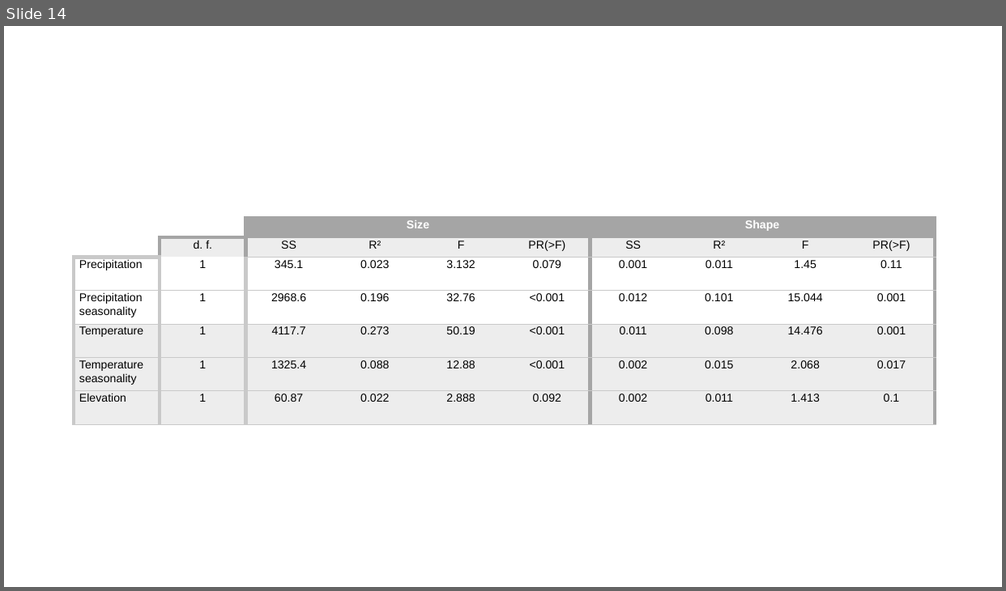
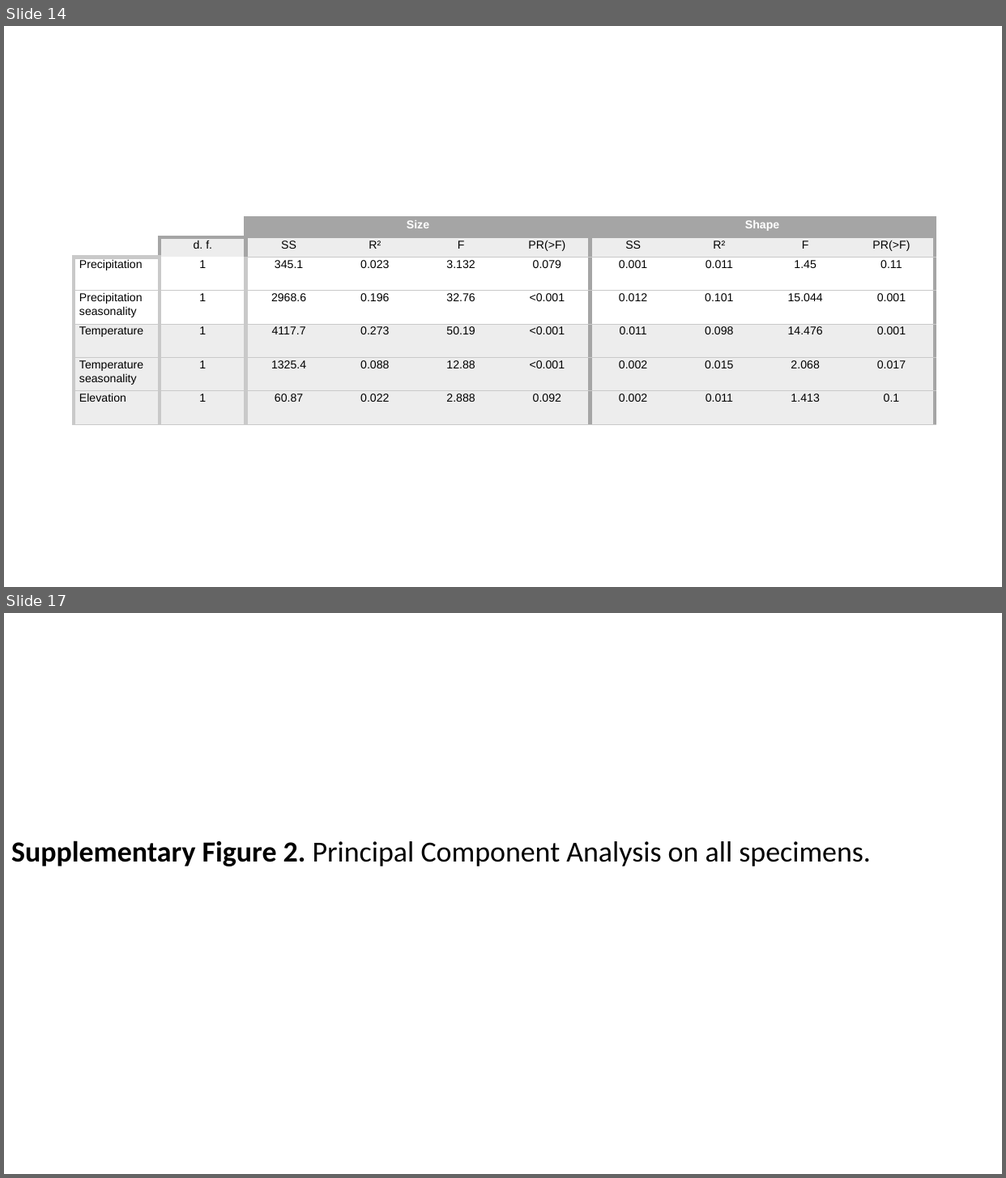
Before and after one commit to pietroviama/Viacavaetal_Antechinus, a slide deck: Figures/Antechinus_figures.pptx. Shown one above the other, each under a label of ours: slide 14 before the commit, slides 14 and 17 after it; the slides between them are not shown. The pictures are 1006x591 and 1006x1178 pixels, drawn with LibreOffice and Linux fonts; fonts in the diff are those of the drawing. Boxes give left, top, right and bottom in pixels: in the first picture for what was removed or moved away, otherwise in the second. Text is boxed around its words. In the diff, an @@ line names an element or a change of style, - is before the commit and + after.

```diff
--- a/Figures/Antechinus_figures.pptx
+++ b/Figures/Antechinus_figures.pptx
@@ slide 17 added at box(4, 613, 1002, 1174), background #FFFFFF @@
@@ text added at box(11, 841, 871, 867), 28 pt, text #000000 @@
+Supplementary Figure 2. Principal Component Analysis on all specimens.
```
Also in this commit, not shown: 3 other slides added, 3 other files.
